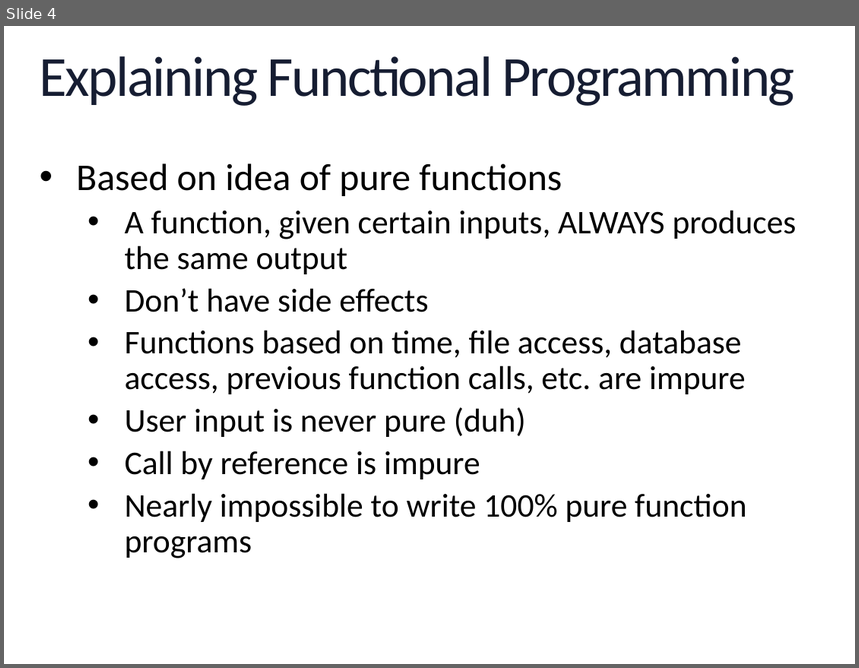
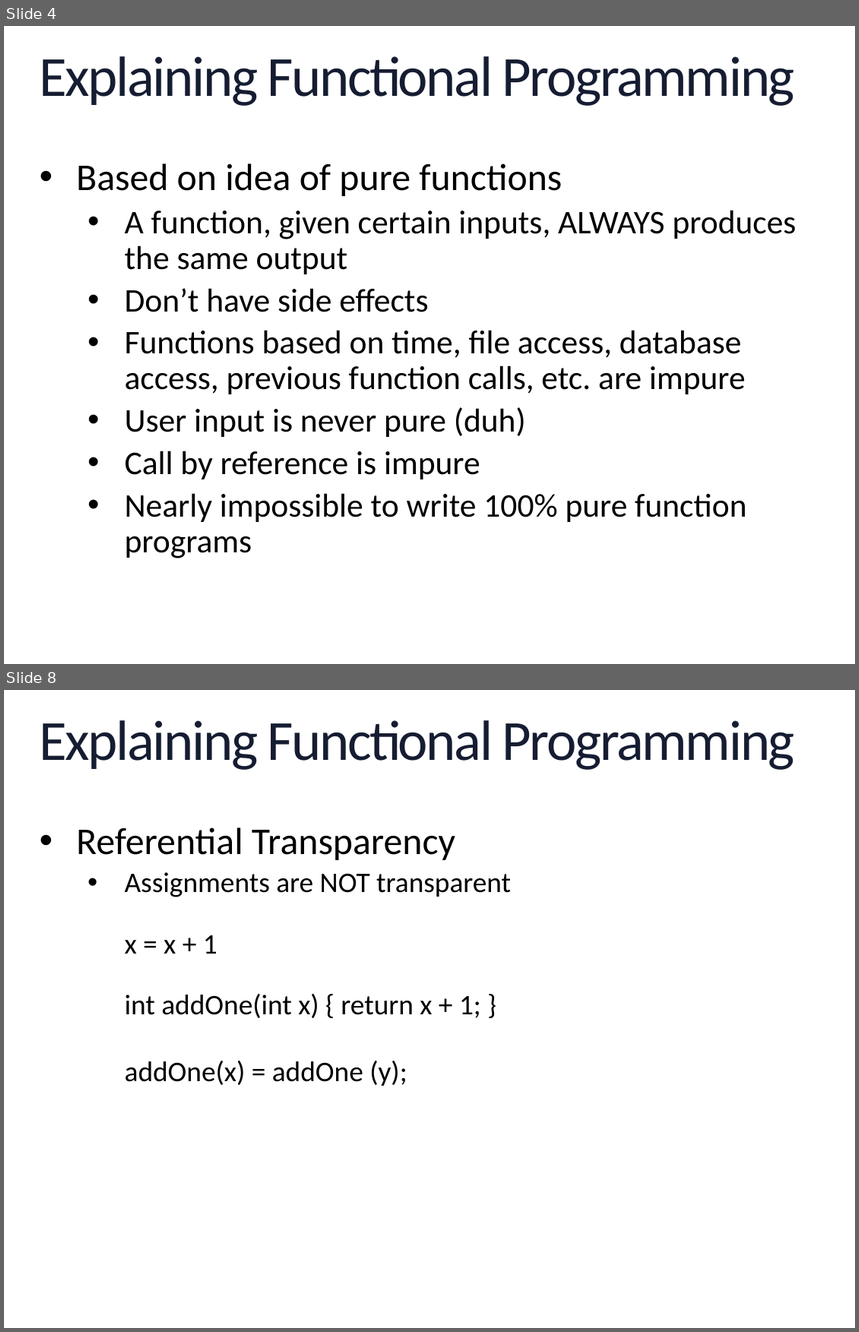
Before and after one commit to geekygirlsarah/talk-a_primer_on_functional_programming, a slide deck: A Primer on Functional Programming.pptx. Shown one above the other, each under a label of ours: slide 4 before the commit, slides 4 and 8 after it; the slides between them are not shown. The pictures are 859x668 and 859x1332 pixels, drawn with LibreOffice and Linux fonts; fonts in the diff are those of the drawing; background and template pictures are left out. Boxes give left, top, right and bottom in pixels: in the first picture for what was removed or moved away, otherwise in the second. Text is boxed around its words. In the diff, an @@ line names an element or a change of style, - is before the commit and + after.

```diff
--- a/A Primer on Functional Programming.pptx
+++ b/A Primer on Functional Programming.pptx
@@ slide 8 added at [4, 690, 855, 1328], background picture (left out); not listed: 1 template element that a slide beside it also shows @@
@@ title added at [40, 720, 795, 770], 48 pt, text gradient #2E59B0 to #161D32 to #000000 @@
+Explaining Functional Programming
@@ text added at [76, 828, 511, 1086], 24 pt, text #000000 @@
+• Referential Transparency
+  • Assignments are NOT transparent
+    x = x + 1
+    int addOne(int x) { return x + 1; }
+    addOne(x) = addOne (y);
```
Also in this commit, not shown: 1 slide changed, 22 other slides added.
